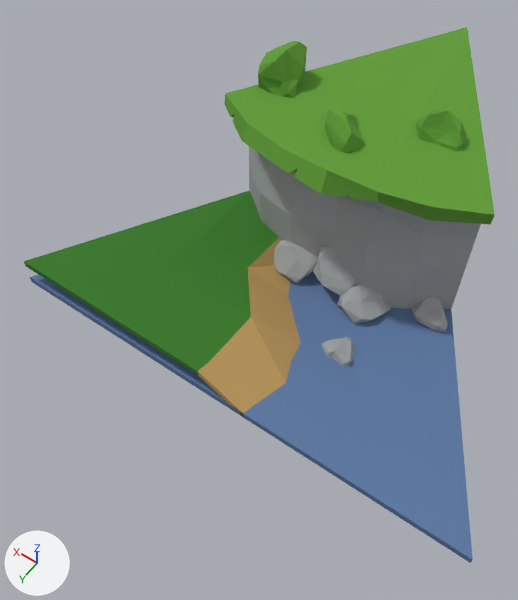
The glTF model public/assets/tile9.glb as it was, and as the next commit left it.
One viewpoint serves both versions: a 50 mm lens placed at (-0.444, 1.369, 1.123), pointed at (0.066, 0.655, 0.001). The lights are fixed; the arrows at lower left show +X, +Y and +Z. Vertices at the same position are counted once.

In view in the first picture: 'bush1.004', 'bush2.004', 'bush3.004', 'ground.005', 'hill8.001', 'rock0.014', 'rock1.002', 'rock3.002', 'rock4.002', 'rock5.002', 'water4.002'.
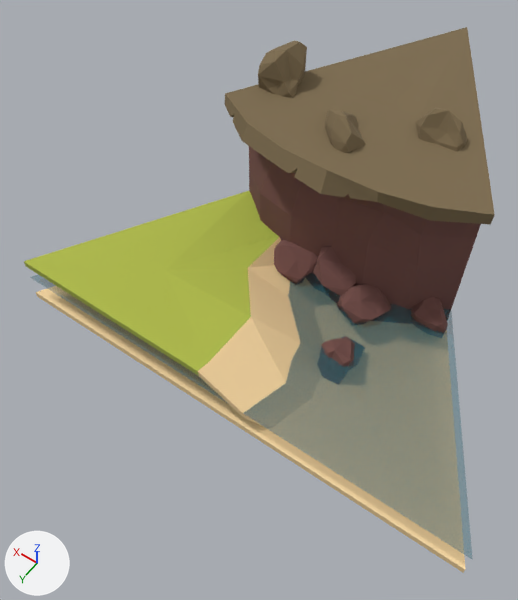
Pixel boxes (x1, y1, x2, y2) of what changed, in the pictures (518 x 600 px):
'hill8.001', recoloured: (225, 27, 495, 309) in both
'water4.002', recoloured, surface changed (blue to grey): (30, 272, 473, 563) in both
'ground.005', recoloured: (24, 191, 300, 427) in both
'sand7.003', added (beige): after (36, 289, 465, 573)
'bush2.004', recoloured (green to brown): (258, 41, 307, 98) in both
'bush3.004', recoloured (green to brown): (416, 107, 467, 152) in both
'rock3.002', recoloured (grey to brown): (337, 284, 391, 323) in both
'rock5.002', recoloured (grey to brown): (274, 240, 318, 284) in both
'rock0.014', recoloured (grey to brown): (313, 246, 356, 296) in both
'bush1.004', recoloured (green to brown): (325, 110, 366, 153) in both
'rock1.002', recoloured (grey to brown): (411, 297, 448, 332) in both
'rock4.002', recoloured (grey to brown): (321, 337, 355, 366) in both
part 1 of me_circle_035, deleted (blue): before (30, 278, 472, 563)

The change, as a list of edits to the scene's bpy script:
```text
Change mat_stone:
    mat_stone.base_color: (0.352, 0.371, 0.371) -> (0.168, 0.0723, 0.063)  # grey #a0a4a4 -> brown #724c47
Change mat_top:
    mat_top.base_color: (0.117, 0.332, 0.0343) -> (0.205, 0.15, 0.0782)  # green #609c34 -> brown #7d6c4f
Change mat_water:
    mat_water.base_color: (0.107, 0.188, 0.362) -> (0.00304, 0.144, 0.184)  # blue #5c78a2 -> dark cyan #0a6a77
    mat_water.alpha: 1.0 -> 0.518
Change mat_ground:
    mat_ground.base_color: (0.0367, 0.188, 0.0182) -> (0.429, 0.491, 0.0666)  # dark green #367825 -> yellow #afba49
Change mat_sand:
    mat_sand.base_color: (0.547, 0.345, 0.117) -> (0.982, 0.716, 0.376)  # orange #c39f60 -> beige #fddca5
Change me_circle_035:
    used by ob_water4_002; location = (0.0, 0.0, -0.04)
    remove me_circle_035.from_pydata(...)  # 15 vertices, 24 faces; spans x -0.5..0.5, y 0.0..0.866, z 0.0..0.02
    add me_circle_035.from_pydata(...)  # 10 vertices, 12 faces; spans x -0.5..0.5, y 0.0..0.866, z 0.003..0.02
    me_circle_035 part 1
    5 vertices are removed from x -0.5..0.5, y 0.0..0.866, z 0.0..0.015
    12 faces are deleted
Add me_circle_029:
    me_circle_029.from_pydata([(0.5, 0.866, 0.0), (-0.5, 0.866, 0.0), (0.0, 0.0, 0.0), (0.5, 0.866, 0.015), (-0.5, 0.866, 0.015), (0.0, 0.0, 0.015), (-0.484, 0.866, 0.0), (-0.459, 0.866, 0.015), (0.0, 0.577, 0.005), (0.25, 0.433, 0.015), (-0.25, 0.433, 0.015), (0.0, 0.289, 0.003), (0.25, 0.722, 0.019), (-0.25, 0.722, 0.02), (0.0, 0.866, 0.015)], [], [(2, 1, 6), (2, 6, 0), (6, 1, 4), (6, 4, 7), (0, 6, 7), (0, 7, 3), (4, 1, 10), (5, 2, 9), (8, 11, 12), (5, 11, 10), (8, 12, 13), (13, 14, 4), (13, 12, 14), (12, 3, 14), (10, 13, 4), (10, 11, 13), (11, 8, 13), (12, 9, 3), (12, 11, 9), (11, 5, 9), (0, 3, 9), (2, 0, 9), (2, 5, 10), (1, 2, 10)])
    me_circle_029.materials.append(mat_sand)  # beige #fddca5
Add ob_sand7_003:
    ob_sand7_003 = bpy.data.objects.new('sand7.003', me_circle_029)
    ob_sand7_003.location = (0.0, 0.0, -0.09)
```
